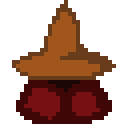
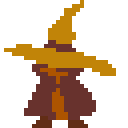
Revision of a layered w=128, h=128 image; what changed, layer by layer:
added layer "MATERIAL MASK #2" above "MATERIAL MASK #1" over 44, 40, 76, 52
moved "MATERIAL MASK #1" above "MATERIAL MASK", painted on it over 16, 64, 112, 124
painted on "MATERIAL MASK" over 4, 0, 116, 80
added layer "water-player.png" over 4, 0, 116, 128
